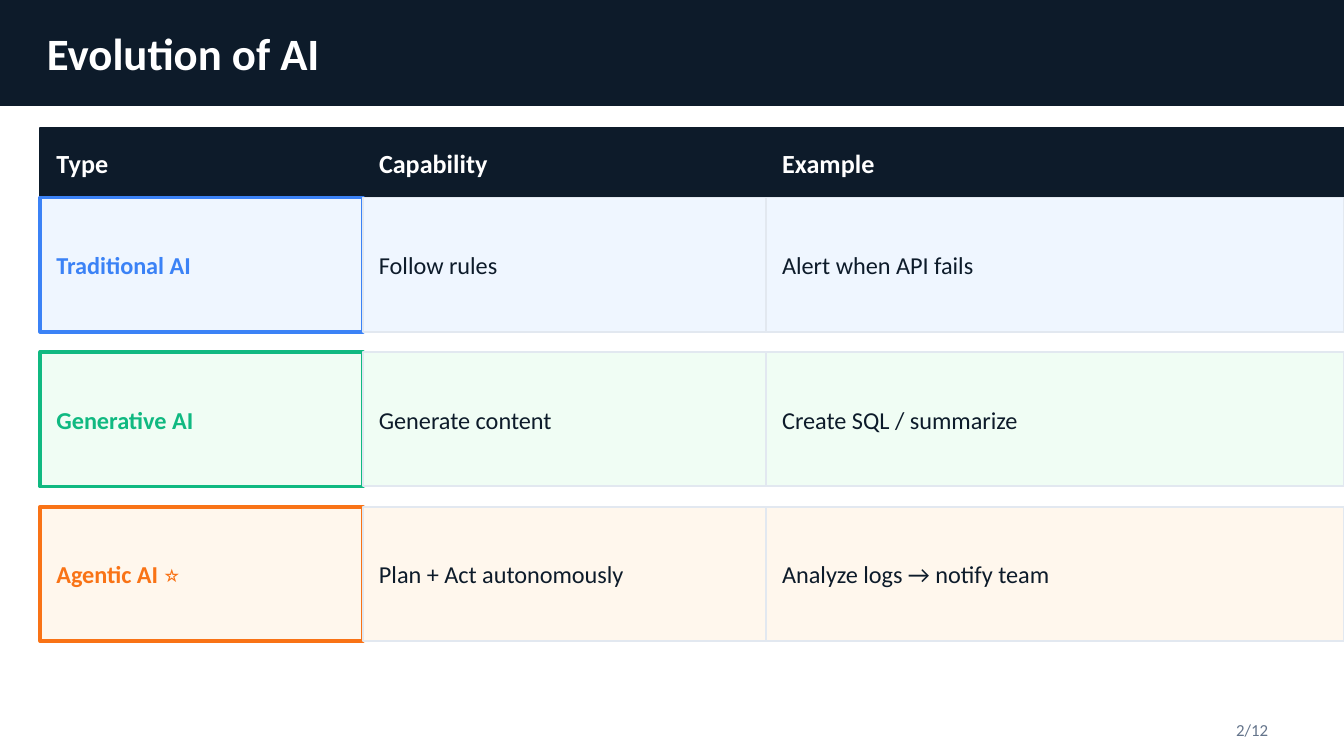
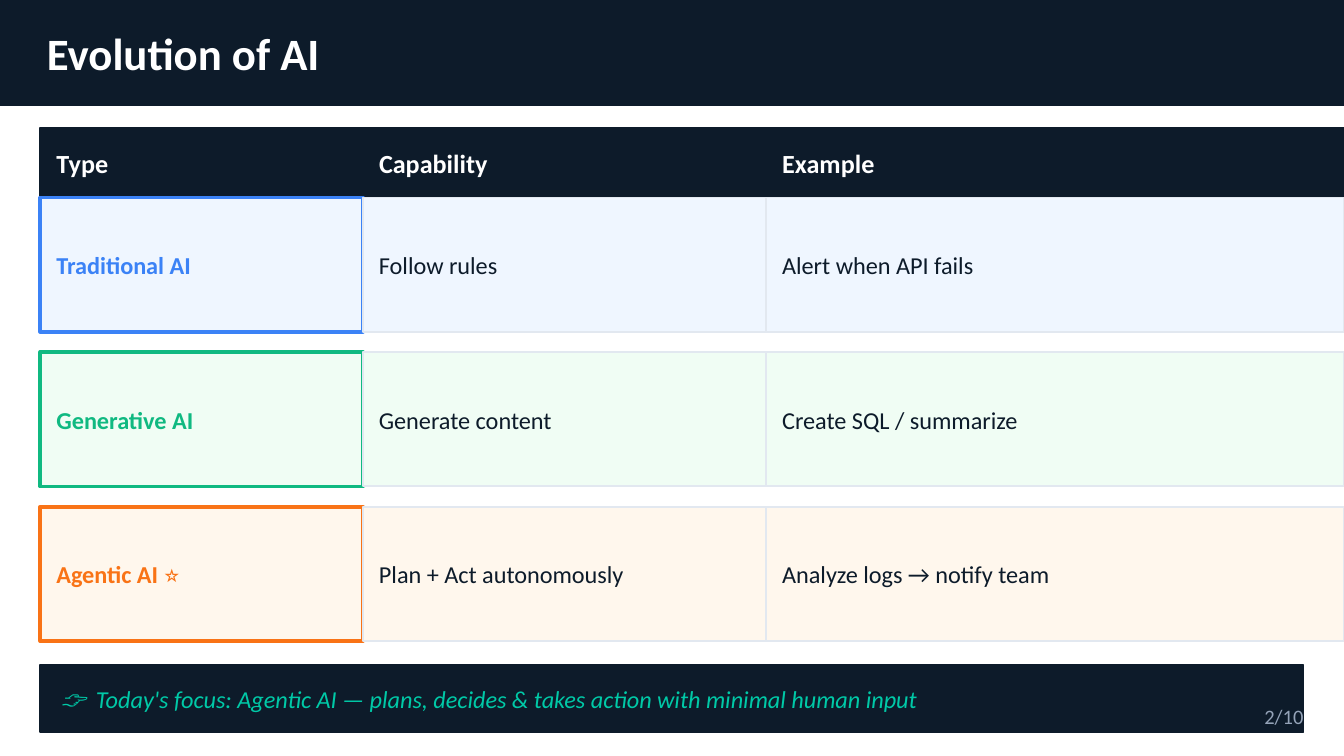
Before and after one commit to Ligerking007/JakapanK-Portfolio, a slide deck: slide 2 of public/before2021/sampleprojects/6-sharetoteam/Agentic_AI_TeamSharing_2026_05_JakapanK.pptx. Drawn at 1344x756 pixels with LibreOffice and Linux fonts; fonts in the diff are those of the drawing. Boxes give left, top, right and bottom in pixels: in the first picture for what was removed or moved away, otherwise in the second. Text is boxed around its words. In the diff, an @@ line names an element or a change of style, - is before the commit and + after.

```diff
--- a/public/before2021/sampleprojects/6-sharetoteam/Agentic_AI_TeamSharing_2026_05_JakapanK.pptx
+++ b/public/before2021/sampleprojects/6-sharetoteam/Agentic_AI_TeamSharing_2026_05_JakapanK.pptx
@@ rectangle added at [40, 665, 1304, 732], fill #0D1B2A, outline #0D1B2A 1 pt @@
@@ text added at [96, 691, 917, 712], 13 pt, text #00C9A7, italic @@
+👉 Today's focus: Agentic AI — plans, decides & takes action with minimal human input
@@ text "2/10" at [1264, 710, 1303, 725]: vertical alignment top to middle @@
@@ text at [1264, 710, 1303, 725]: text changed; size 9 to 11 pt; text colour #64748B to #94A3B8 @@
-2/12
+2/10
```
Also in this commit, not shown: 9 other slides changed, 2 slides removed.
